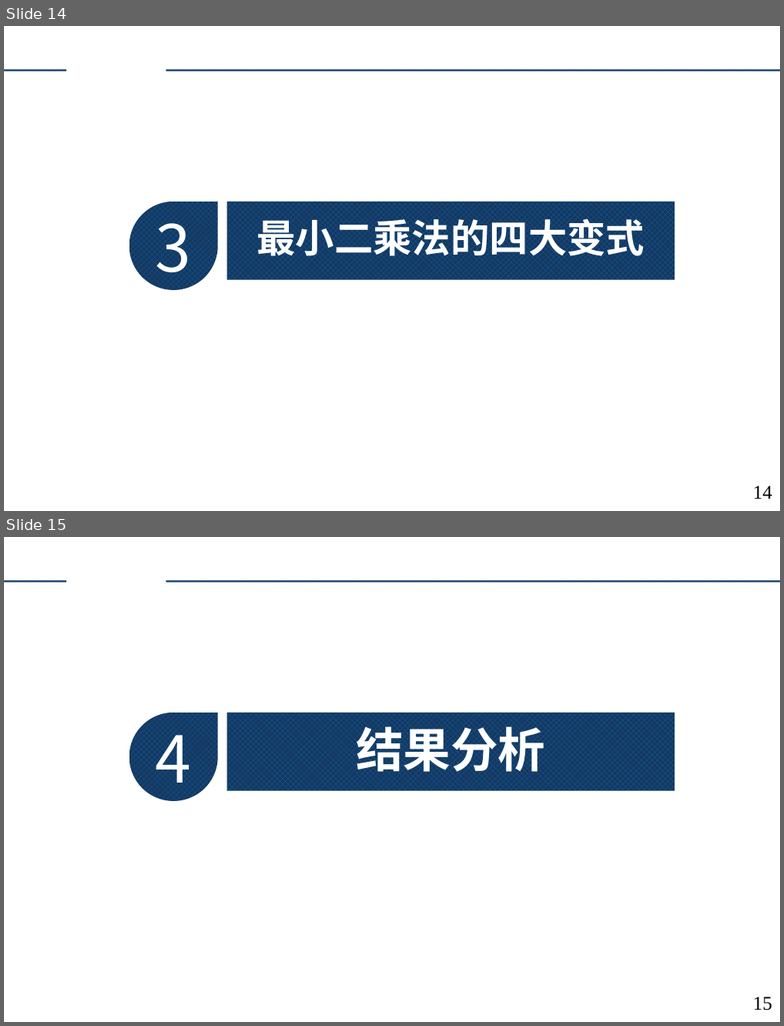
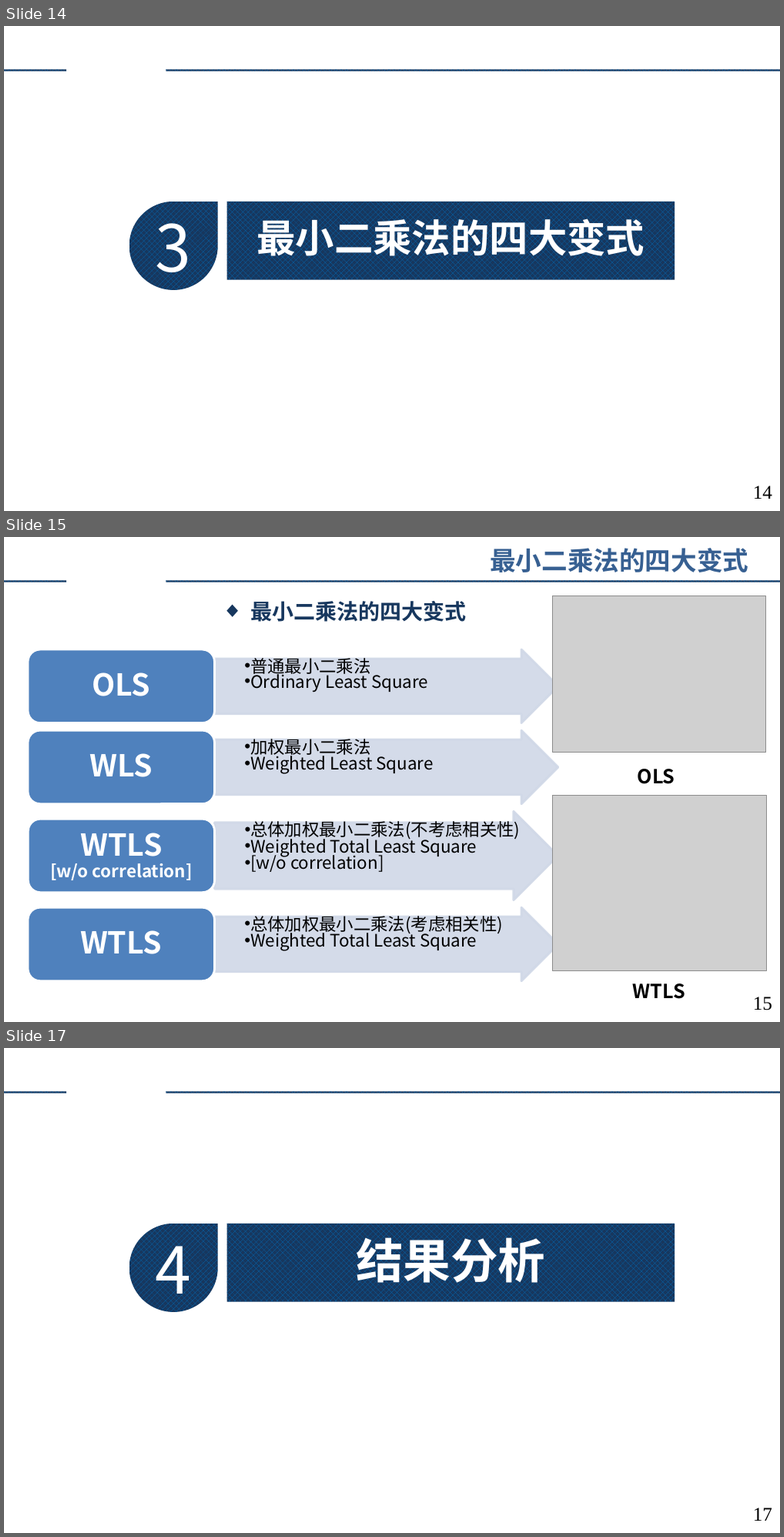
Before and after one commit to augusto-13/ErrorTheory_discussion_ppt, a slide deck: 2023-4-9.pptx. Shown one above the other, each under a label of ours: slides 14 and 15 before the commit, slides 14, 15 and 17 after it; the slides between them are not shown. The pictures are 784x1026 and 784x1537 pixels, drawn with LibreOffice and Linux fonts; fonts in the diff are those of the drawing; grey boxes stand for pictures; background and template pictures are left out. Boxes give left, top, right and bottom in pixels: in the first picture for what was removed or moved away, otherwise in the second. Text is boxed around its words. In the diff, an @@ line names an element or a change of style, - is before the commit and + after.

```diff
--- a/2023-4-9.pptx
+++ b/2023-4-9.pptx
@@ slide 15 added at (x1=4, y1=537, x2=780, y2=1022), background #FFFFFF; not listed: 2 template elements that a slide beside it also shows @@
@@ text added at (x1=490, y1=548, x2=749, y2=572), 24 pt, text #376092, bold @@
+最小二乘法的四大变式
@@ text added at (x1=250, y1=601, x2=466, y2=622), 20 pt, text #17375E, bold @@
+◆ 最小二乘法的四大变式
@@ picture added at (x1=553, y1=596, x2=767, y2=753) @@
@@ text added at (x1=638, y1=769, x2=675, y2=784), 18 pt, text #000000, bold @@
+OLS
@@ picture added at (x1=553, y1=795, x2=767, y2=971) @@
@@ group added at (x1=28, y1=649, x2=558, y2=981): 8 texts, 4 right arrows, 4 rounded rectangles @@
+  • 普通最小二乘法
+  • Ordinary Least Square
+OLS
+  • 加权最小二乘法
+  • Weighted Least Square
+WLS
+  • 总体加权最小二乘法(不考虑相关性)
+  • Weighted Total Least Square
+  • [w/o correlation]
+WTLS
+[w/o correlation]
+  • 总体加权最小二乘法(考虑相关性)
+  • Weighted Total Least Square
+WTLS
@@ text added at (x1=633, y1=984, x2=685, y2=999), 18 pt, text #000000, bold @@
+WTLS
@@ page number added at (x1=753, y1=997, x2=772, y2=1011), 18 pt, text #000000 @@
+15
@@ what was slide 15 is now slide 17 @@
@@ page number at (x1=753, y1=1508, x2=772, y2=1521): text changed @@
-15
+17
```
Also in this commit, not shown: 3 slides changed, 5 other slides added, 4 slides removed.
